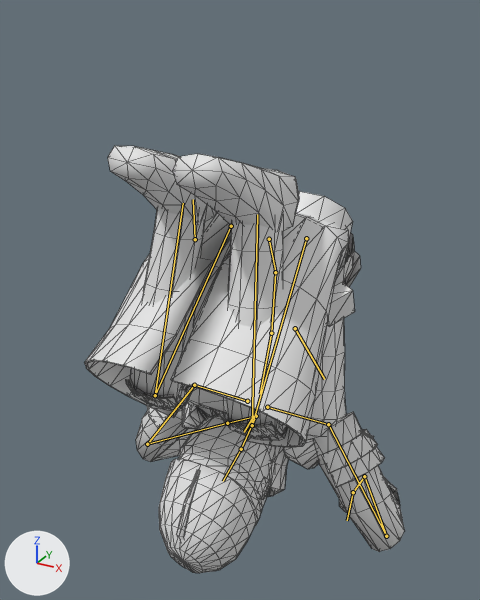
The glTF model models/characters/agent.glb as it was, and as the next commit left it.
Both versions are drawn from a camera (50 mm lens) standing at (0.652, -1.227, 1.179) and looking at (-0.012, -0.019, 0.575). The lights are fixed; the arrows at lower left show +X, +Y and +Z. The older version comes first. Both versions are drawn at frame 5 of the action 'dodge_roll'; the numbers are the values there. The bones that change, and the others that lie on the model, are drawn over the model as lines. Mesh edges are drawn as thin lines.

The first picture shows 'Body', 'Coat'.
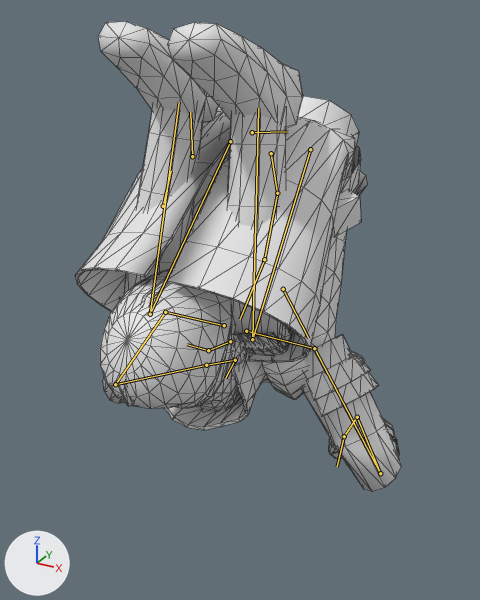
Changed parts and their boxes [x1, y1, x2, y2] in the pictures (480 x 600 px):
'Body', posed
    before: [108, 146, 400, 573]
    after: [98, 22, 395, 459]
'Coat', posed (13% taller)
    before: [84, 212, 404, 552]
    after: [75, 109, 401, 492]
'Trim', now drawn (mostly hidden)
    after: [165, 352, 400, 466]
bone 'Hips', root to tip
    before: (269, 239) to (275, 271)
    after: (271, 153) to (277, 191)
bone 'Spine', root to tip
    before: (275, 272) to (271, 333)
    after: (277, 193) to (264, 259)
bone 'Chest', root to tip
    before: (271, 333) to (260, 394)
    after: (264, 259) to (240, 319)
bone 'Neck', root to tip
    before: (256, 416) to (241, 449)
    after: (230, 341) to (208, 350)
bone 'Head', root to tip
    before: (241, 449) to (223, 481)
    after: (208, 350) to (187, 344)
bone 'UpperArm_L', root to tip
    before: (194, 385) to (147, 444)
    after: (165, 312) to (115, 384)
bone 'UpperArm_R', root to tip
    before: (328, 424) to (386, 536)
    after: (314, 348) to (380, 473)

What the commit changed:
Bone 'Hips' (bone_hips) moves from (0.0, -0.288, 0.101) to (0.0, -0.09, 0.101).
Bone 'Spine' (bone_spine) turns from (28, 0, 0) to (45, 0, 0) degrees about its own x, y and z.
Bone 'Chest' (bone_chest) turns from (17, 0, 0) to (27, 0, 0) degrees about its own x, y and z.
Bone 'Neck' (bone_neck) turns from (31, 0, 0) to (50, 0, 0) degrees about its own x, y and z.
Bone 'Head' (bone_head) turns from (14, 0, 0) to (23, 0, 0) degrees about its own x, y and z.
Bone 'UpperArm_L' (bone_upperarm_l) turns from (-162, -14, -86) to (-142, 4, -88) degrees about its own x, y and z.
Bone 'UpperArm_R' (bone_upperarm_r) turns from (7, 166, -94) to (-153, -5, 88) degrees about its own x, y and z.
